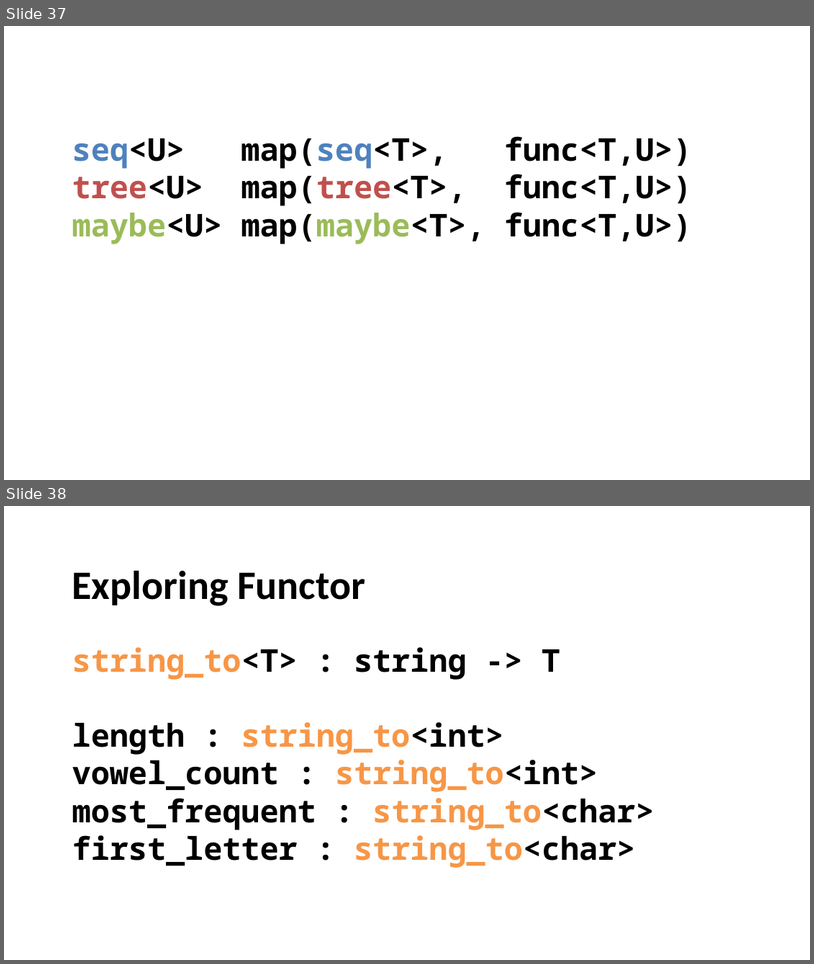
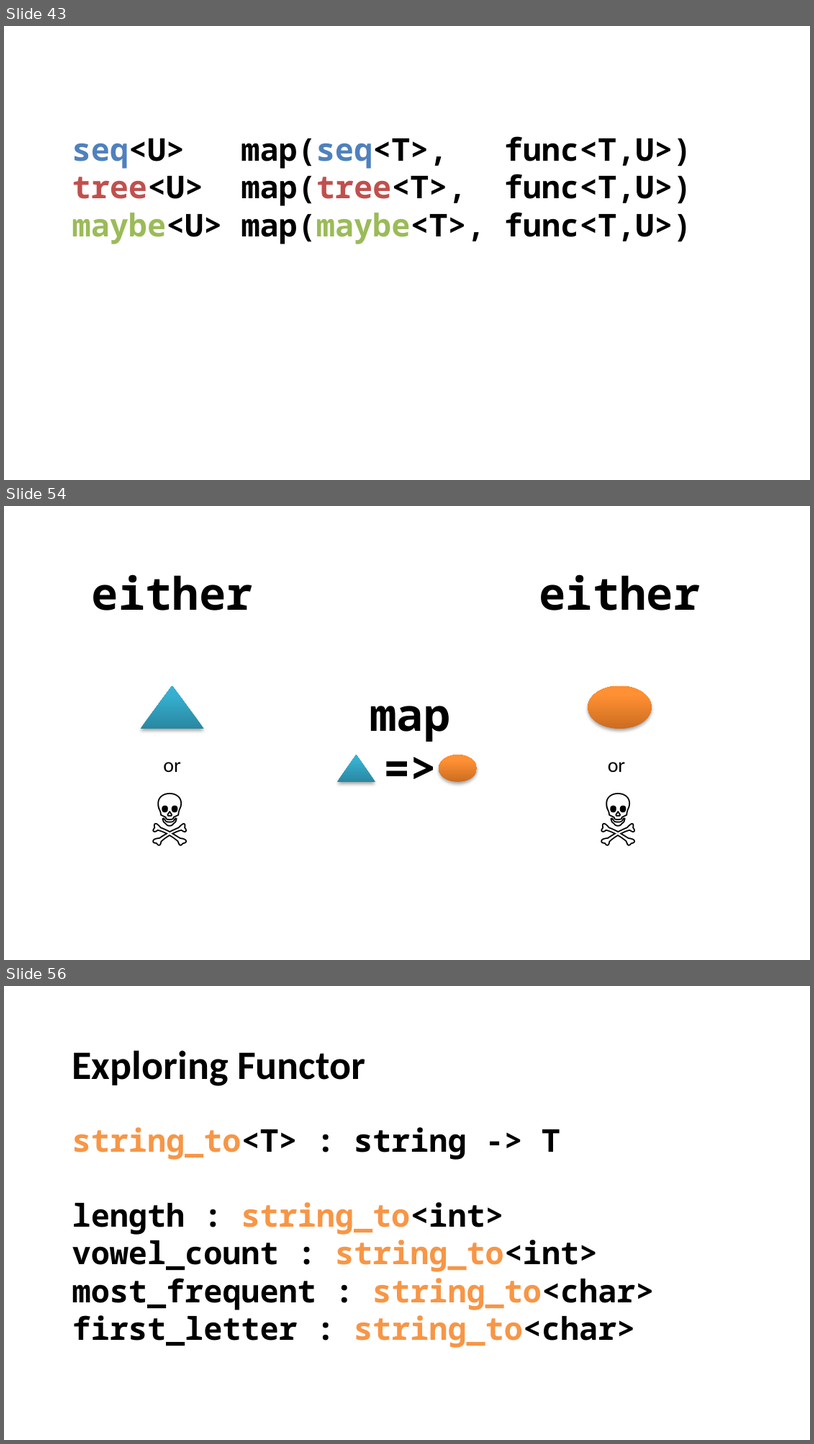
Before and after one commit to itowlson/zygo, a slide deck: How I learned to stop worrying and love the zygohistomorphic prepromorphism.pptx. Shown one above the other, each under a label of ours: slides 37 and 38 before the commit, slides 43, 54 and 56 after it; the slides between them are not shown. The pictures are 814x964 and 814x1444 pixels, drawn with LibreOffice and Linux fonts; fonts in the diff are those of the drawing. Boxes give left, top, right and bottom in pixels: in the first picture for what was removed or moved away, otherwise in the second. Text is boxed around its words. In the diff, an @@ line names an element or a change of style, - is before the commit and + after.

```diff
--- a/How I learned to stop worrying and love the zygohistomorphic prepromorphism.pptx
+++ b/How I learned to stop worrying and love the zygohistomorphic prepromorphism.pptx
@@ slide 54 added at (4, 506, 810, 960), background #FFFFFF @@
@@ text added at (92, 574, 253, 610), 40 pt, text #000000, bold @@
+either
@@ text added at (540, 574, 701, 610), 40 pt, text #000000, bold @@
+either
@@ triangle added at (140, 686, 204, 728), fill gradient #2A88A2 to #37B1D2 to #34B4D6 @@
@@ ellipse added at (588, 686, 651, 728), fill gradient #CC6E20 to #FF9034 to #FF9136 @@
@@ text added at (370, 705, 450, 741), 40 pt, text #000000, bold @@
+map
+=>
@@ text added at (163, 762, 180, 772), 18 pt, text #000000 @@
+or
@@ triangle added at (337, 754, 375, 781), fill gradient #2A88A2 to #37B1D2 to #34B4D6 @@
@@ ellipse added at (439, 754, 476, 781), fill gradient #CC6E20 to #FF9034 to #FF9136 @@
@@ text added at (608, 762, 625, 772), 18 pt, text #000000 @@
+or
@@ text added at (90, 777, 251, 850), 48 pt, text #000000 @@
+☠
@@ text added at (538, 777, 699, 850), 48 pt, text #000000 @@
+☠
@@ what was slide 37 is now slide 43 @@
@@ what was slide 38 is now slide 56 @@
```
Also in this commit, not shown: 3 slides changed, 32 other slides added, 1 slide removed.
